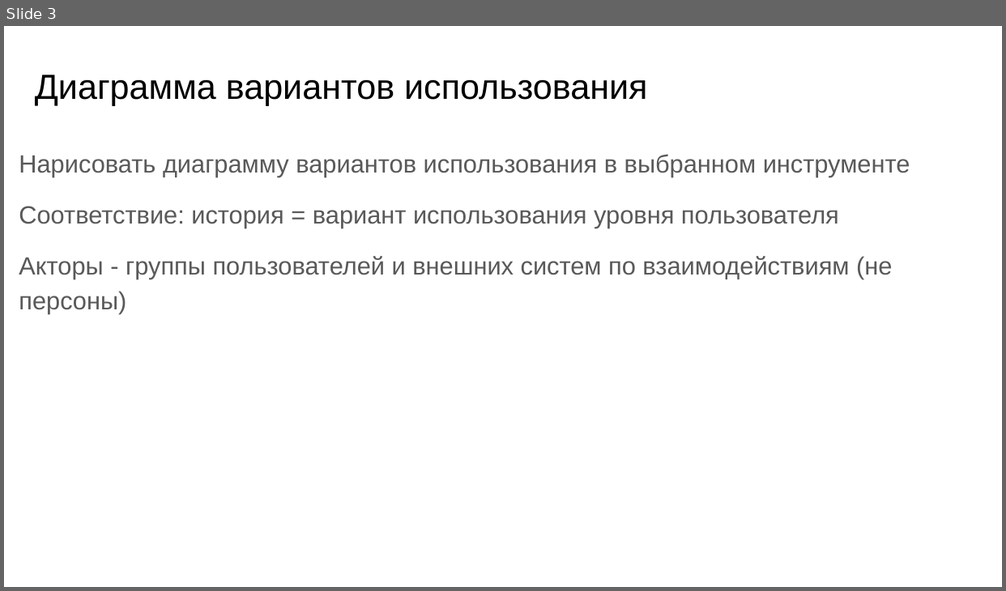
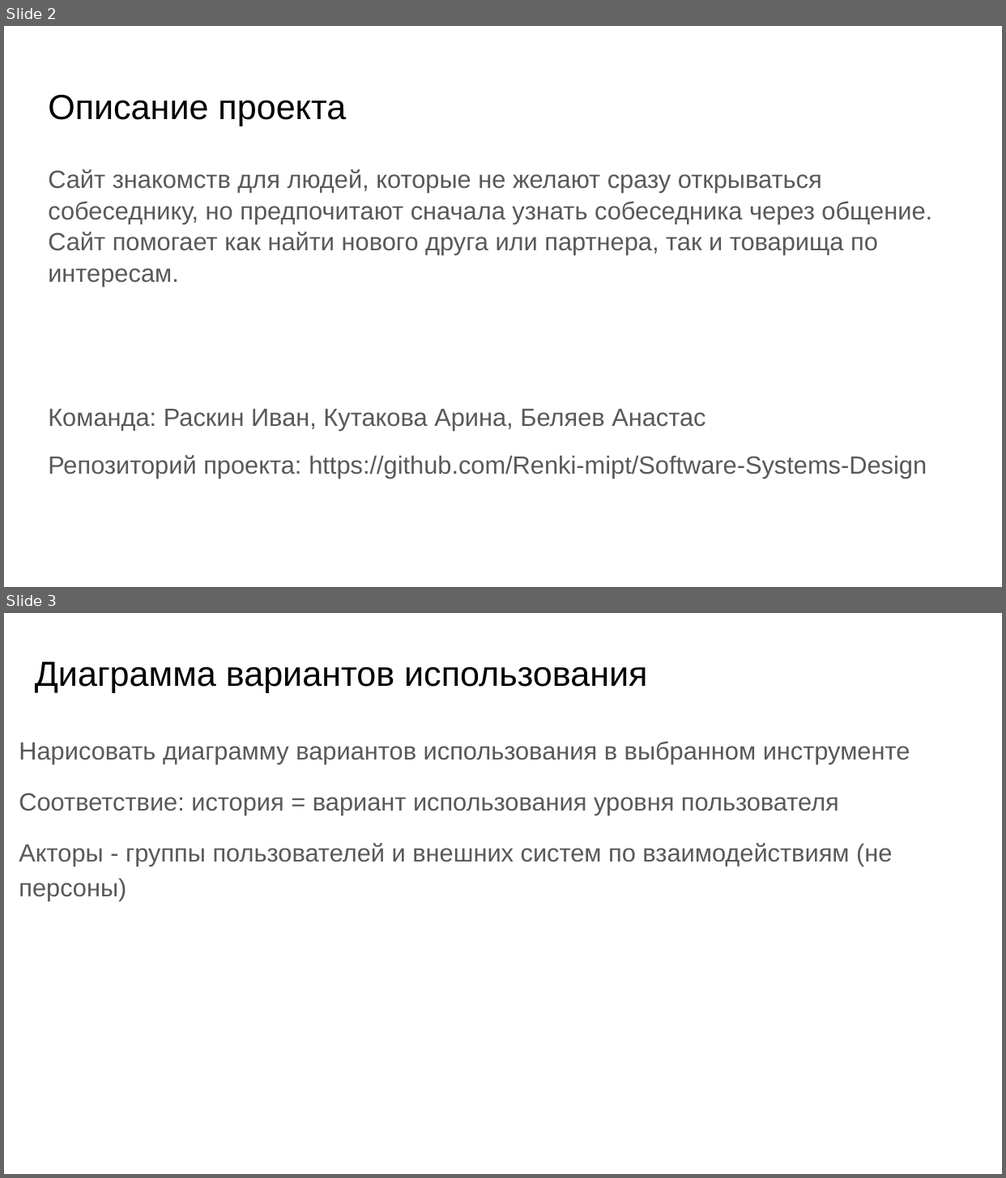
Before and after one commit to Renki-mipt/Software-Systems-Design, a slide deck: Task5/Дз5.pptx. Shown one above the other, each under a label of ours: slide 3 before the commit, slides 2 and 3 after it. The pictures are 1006x591 and 1006x1178 pixels, drawn with LibreOffice and Linux fonts; fonts in the diff are those of the drawing. Boxes give left, top, right and bottom in pixels: in the first picture for what was removed or moved away, otherwise in the second. Text is boxed around its words. In the diff, an @@ line names an element or a change of style, - is before the commit and + after.

```diff
--- a/Task5/Дз5.pptx
+++ b/Task5/Дз5.pptx
@@ slide 2 added at [4, 26, 1002, 587], background #FFFFFF @@
@@ title added at [48, 95, 346, 126], 25.2 pt, text #000000 @@
+Описание проекта
@@ text added at [48, 169, 932, 479], 18 pt, text #595959 @@
+Сайт знакомств для людей, которые не желают сразу открываться собеседнику, но предпочитают сначала узнать собеседника через общение. Сайт помогает как найти нового друга или партнера, так и товарища по интересам.
+Команда: Раскин Иван, Кутакова Арина, Беляев Анастас
+Репозиторий проекта: https://github.com/Renki-mipt/Software-Systems-Design
```
Also in this commit, not shown: 1 slide changed, 1 slide removed, 1 other file.
